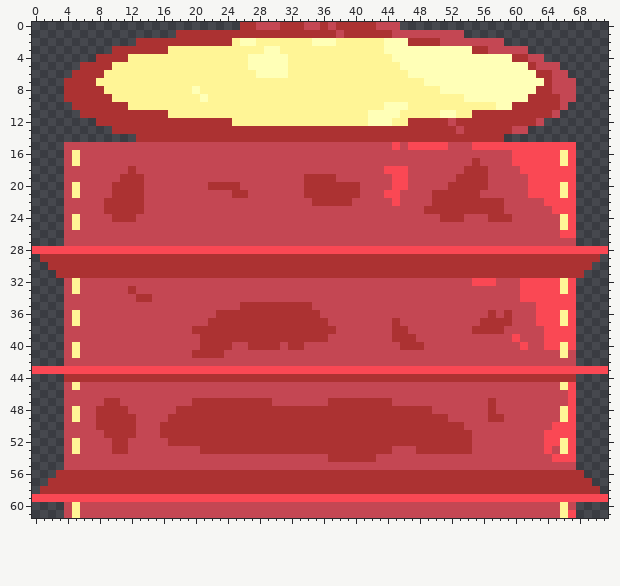
Two states of a pixel-art file, Assets/ArtSourceFiles/FruitMarketBackground.aseprite. The picture above was drawn from the file before the commit.
72x62 pixels, 1 frame.
New version:
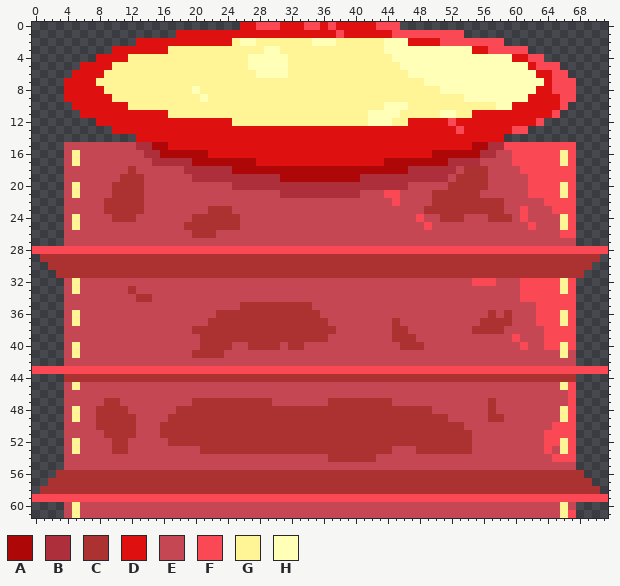
Palette (. is transparent): A #ad0707  B #ad2f3b  C #ac3232  D #de1010  E #c44753  F #fa4854  G #fff596  H #ffffb7
Diff:
@@ x 0..71 @@
- 0 ..........................CCEEECCCEECECCCCCEEE..........................
- 1 ..................CCCCCCCCCCCCCCCCCCCCECCCCCCEEEEEEEEE..................
- 2 .............CCCCCCCCCCCCGHHGGGGGGGHHHGGGGGGHHHCCCCEEEEEEEE.............
- 3 ..........CCCCCCCGGGGGGGGGGGGHHGGGGGGGGGGGGGHHHHHHHHHHHCCEEEEE..........
- 4 ........CCCCGGGGGGGGGGGGGGGHHHHHGGGGGGGGGGGGGHHHHHHHHHHHHHHHCCEE........
- 5 ......CCCCGGGGGGGGGGGGGGGGGHHHHHGGGGGGGGGGGGGGHHHHHHHHHHHHHHHHCEEE......
- 6 .....CCCCGGGGGGGGGGGGGGGGGGGHHHHGGGGGGGGGGGGGGGHHHHHHHHHHHHHHHHCCEE.....
- 7 ....CCCCGGGGGGGGGGGGGGGGGGGGGGGGGGGGGGGGGGGGGGGGGHHHHHHHHHHHHHHHCEEE....
- 8 ....CCCCCGGGGGGGGGGGHGGGGGGGGGGGGGGGGGGGGGGGGGGGGGGHHHHHHHHHHHHCCEEE....
- 9 ....CCCCCCGGGGGGGGGGGHGGGGGGGGGGGGGGGGGGGGGGGGGGGGGGGGHHHHHHHHCCCCEE....
-10 .....CCCCCCCGGGGGGGGGGGGGGGGGGGGGGGGGGGGGGGGHHHGGGGGGGGGGGHHCCCCCCE.....
-11 ......CCCCCCCCCCCGGGGGGGGGGGGGGGGGGGGGGGGGHHHHGGGGGHHGGCCCCCCCCCCE......
-12 ........CCCCCCCCCCCCCCCCCGGGGGGGGGGGGGGGGGHHHGGCCCCCECCCCCCCCCCE........
-13 ..........CCCCCCCCCCCCCCCCCCCCCCCCCCCCCCCCCCCCCCCCCCCECCCCCCEE..........
-14 .............CCCCCCCCCCCCCCCCCCCCCCCCCCCCCCCCCCCCCCCCCCCCCC.............
-15 ....EEEEEEEEEEEEEEEEEEEEEEEEEEEEEEEEEEEEEEEEEFEFFFFFEEEFFFFFFFFFFFFF....
-16 ....EGEEEEEEEEEEEEEEEEEEEEEEEEEEEEEEEEEEEEEEEEEEEEEEEEEEEEEEFFFFFFGF....
-17 ....EGEEEEEEEEEEEEEEEEEEEEEEEEEEEEEEEEEEEEEEEEEEEEEEEEECEEEEFFFFFFGF....
-18 ....EEEEEEEECEEEEEEEEEEEEEEEEEEEEEEEEEEEEEEEFFFEEEEEEECCCEEEEFFFFFFF....
-19 ....EEEEEEECCCEEEEEEEEEEEEEEEEEEEECCCCEEEEEEEFFEEEEEECCCCEEEEEFFFFFF....
-20 ....EGEEEECCCCEEEEEEEECCCCEEEEEEEECCCCCCCEEEEFFEEEEECCCCCEEEEEFFFFGF....
-21 ....EGEEEECCCCEEEEEEEEEEECCEEEEEEECCCCCCCEEEFFEEEECCCCCCEEEEEEFFFFGF....
-22 ....EEEEECCCCCEEEEEEEEEEEEEEEEEEEEECCCCCEEEEEFEEEECCCCCCCCCEEEEEFFFF....
-23 ....EEEEECCCCCEEEEEEEEEEEEEEEEEEEEEEEEEEEEEEEEEEECCCCCCCCCCEEEEEEFFF....
-24 ....EGEEEECCCEEEEEEEEEEEEEEEEEEEEEEEEEEEEEEEEEEEEEECCCEEECCCEEEEEEGF....
-25 ....EGEEEEEEEEEEEEEEEEEEEEEEEEEEEEEEEEEEEEEEEEEEEEEEEEEEEEEEEEEEEEGF....
-26 ....EEEEEEEEEEEEEEEEEEEEEEEEEEEEEEEEEEEEEEEEEEEEEEEEEEEEEEEEEEEEEEFF....
+ 0 ..........................DDFFFDDDFFDFDDDDDFFF..........................
+ 1 ..................DDDDDDDDDDDDDDDDDDDDFDDDDDDFFFFFFFFF..................
+ 2 .............DDDDDDDDDDDDGHHGGGGGGGHHHGGGGGGHHHDDDDFFFFFFFF.............
+ 3 ..........DDDDDDDGGGGGGGGGGGGHHGGGGGGGGGGGGGHHHHHHHHHHHDDFFFFF..........
+ 4 ........DDDDGGGGGGGGGGGGGGGHHHHHGGGGGGGGGGGGGHHHHHHHHHHHHHHHDDFF........
+ 5 ......DDDDGGGGGGGGGGGGGGGGGHHHHHGGGGGGGGGGGGGGHHHHHHHHHHHHHHHHDFFF......
+ 6 .....DDDDGGGGGGGGGGGGGGGGGGGHHHHGGGGGGGGGGGGGGGHHHHHHHHHHHHHHHHDDFF.....
+ 7 ....DDDDGGGGGGGGGGGGGGGGGGGGGGGGGGGGGGGGGGGGGGGGGHHHHHHHHHHHHHHHDFFF....
+ 8 ....DDDDDGGGGGGGGGGGHGGGGGGGGGGGGGGGGGGGGGGGGGGGGGGHHHHHHHHHHHHDDFFF....
+ 9 ....DDDDDDGGGGGGGGGGGHGGGGGGGGGGGGGGGGGGGGGGGGGGGGGGGGHHHHHHHHDDDDFF....
+10 .....DDDDDDDGGGGGGGGGGGGGGGGGGGGGGGGGGGGGGGGHHHGGGGGGGGGGGHHDDDDDDF.....
+11 ......DDDDDDDDDDDGGGGGGGGGGGGGGGGGGGGGGGGGHHHHGGGGGHHGGDDDDDDDDDDF......
+12 ........DDDDDDDDDDDDDDDDDGGGGGGGGGGGGGGGGGHHHGGDDDDDFDDDDDDDDDDF........
+13 ..........DDDDDDDDDDDDDDDDDDDDDDDDDDDDDDDDDDDDDDDDDDDFDDDDDDFF..........
+14 .............DDDDDDDDDDDDDDDDDDDDDDDDDDDDDDDDDDDDDDDDDDDDDD.............
+15 ....EEEEEEEEEBBAADDDDDDDDDDDDDDDDDDDDDDDDDDDDDDDDDDDDDDAABBFFFFFFFFF....
+16 ....EGEEEEEEEEBBAAAAAADDDDDDDDDDDDDDDDDDDDDDDDDDDDAAAAAABBEEFFFFFFGF....
+17 ....EGEEEEEEEEEBBBBBAAAAAAAADDDDDDDDDDDDDDDDAAAAAAAABBBBEEEEFFFFFFGF....
+18 ....EEEEEEEECEEEEEEBBBBBBAAAAAAAAAAAAAAAAAAAAAABBBBBBECCCEEEEFFFFFFF....
+19 ....EEEEEEECCCEEEEEEBBBBBBBBBBBAAAAAAAAAABBBBBBBBBBBECCCCEEEEEFFFFFF....
+20 ....EGEEEECCCCEEEEEEEEEEEBBBBBBBBBBBBBBBBBBBBBBEEEEECCCCCEEEEEFFFFGF....
+21 ....EGEEEECCCCEEEEEEEEEEEEEEEEEBBBBBBBBBBEEEFFEEEECCCCCCEEEEEEFFFFGF....
+22 ....EEEEECCCCCEEEEEEEEEEEEEEEEEEEEEEEEEEEEEEEFEEEECCCCCCCCCEEEEEFFFF....
+23 ....EEEEECCCCCEEEEEEEECCCEEEEEEEEEEEEEEEEEEEEEEEECCCCCCCCCCEEFEEEFFF....
+24 ....EGEEEECCCEEEEEEECCCCCCEEEEEEEEEEEEEEEEEEEEEEFEECCCEEECCCEFEEEEGF....
+25 ....EGEEEEEEEEEEEEECCCCCCCEEEEEEEEEEEEEEEEEEEEEEEFEEEEEEEEEEEEFEEEGF....
+26 ....EEEEEEEEEEEEEEEECCCEEEEEEEEEEEEEEEEEEEEEEEEEEEEEEEEEEEEEEEEEEEFF....
 27 ....EEEEEEEEEEEEEEEEEEEEEEEEEEEEEEEEEEEEEEEEEEEEEEEEEEEEEEEEEEEEEEEE....
Where, in picture pixels (left, top, right, bottom), the same in both pictures:
changed: (64, 22, 576, 238)
